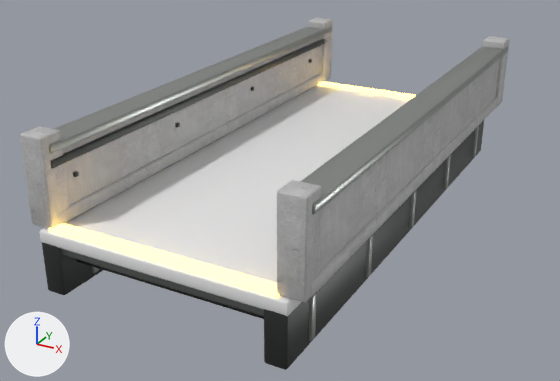
Renders of the glTF model public/assets/blender/hab_landing_v4.glb from each side of a commit.
Before and after are seen from a camera (50 mm lens) standing at (5.16, -10.23, 4.42) and looking at (-0.93, 0.85, -1.12). The lights are fixed; the arrows at lower left show +X, +Y and +Z. The first picture is the older version. Vertices at exactly the same position are counted once.

In view in the first picture: 'HabLanding'.
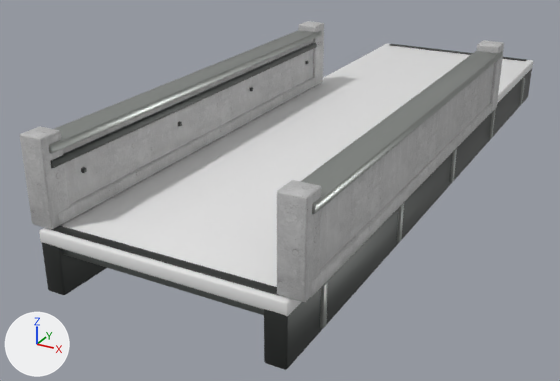
The change, as JSON lines over the scene's bpy script:
```json
{"block": "me_cube_1914", "where": "# used by ob_hablanding; location = (0.0, 0.0, -0.1)"}
{"op": "remove", "block": "me_cube_1914", "code": "me_cube_1914.from_pydata(...)  # 2352 vertices, 4536 faces; spans x -2.01..2.01, y -3.95..4.33, z -0.8..1.34"}
{"op": "add", "block": "me_cube_1914", "code": "me_cube_1914.from_pydata(...)  # 2352 vertices, 4536 faces; spans x -2.01..2.01, y -5.96..5.96, z -0.8..1.34"}
{"block": "me_cube_1914", "change": "me_cube_1914 part 1: the loose piece of 56 vertices spanning x -1.8..1.8, y -3.95..3.95, z -0.09..0.09 is scaled about its middle by (1, 1.51, 1)"}
{"block": "me_cube_1914", "change": "me_cube_1914 part 2: the loose piece of 56 vertices spanning x -1.75..1.75, y -3.91..3.91, z -0.21..-0.07 is scaled about its middle by (1, 1.51, 1)"}
{"block": "me_cube_1914", "change": "me_cube_1914 part 3: the loose piece of 56 vertices spanning x -1.66..1.66, y 3.7..3.92, z 0.1..0.13 is scaled about its middle by (1, 0.584, 0.361), then moved by (0.0, 2.01, -0.01)"}
{"block": "me_cube_1914", "change": "me_cube_1914 part 4: the loose piece of 56 vertices spanning x -1.66..1.66, y -3.92..-3.7, z 0.1..0.13 is scaled about its middle by (1, 0.584, 0.361), then moved by (0.0, -2.01, -0.01)"}
{"block": "me_cube_1914", "change": "me_cube_1914 part 5: the loose piece of 56 vertices spanning x 1.49..1.79, y -3.95..3.95, z -0.8..-0.04 is scaled about its middle by (1, 1.51, 1)"}
{"block": "me_cube_1914", "change": "me_cube_1914 part 6: the loose piece of 56 vertices spanning x -1.66..1.66, y -3.66..-3.52, z -0.43..-0.21 is moved by (0.0, -1.83, 0.0)"}
{"block": "me_cube_1914", "change": "me_cube_1914 part 7: the loose piece of 56 vertices spanning x -1.68..-1.6, y -3.77..4.25, z 0.91..1.01 is scaled about its middle by (1, 0.943, 1), then moved by (0.0, -2.24, 0.0)"}
{"block": "me_cube_1914", "change": "me_cube_1914 part 8: the loose piece of 56 vertices spanning x -1.67..-1.61, y -3.39..-3.33, z 0.65..0.71 is moved by (0.0, -1.86, 0.0)"}
{"block": "me_cube_1914", "change": "me_cube_1914 part 9: 504 of 2352 vertices moved; they spanned x 1.45..2.01, y -3.89..4.33, z -0.72..1.34 and now span x 1.45..2.01, y -5.9..5.12, z -0.72..1.34; mean shift (0.0, -1.24, 0.0); largest move (1.66, 4.24, 0.11) -> (1.66, 1.77, 0.11)"}
{"block": "me_cube_1914", "change": "me_cube_1914 part 10: 84 of the vertices in x -2.01..-1.59, y 4.22..4.25, z 0.1..1.22 are moved by (0.0, -2.47, 0.0)"}
{"block": "me_cube_1914", "change": "me_cube_1914 part 11: 56 of the vertices in x -2.0..-1.6, y 3.93..4.33, z 0.1..1.34 are moved by (0.0, -2.41, 0.0)"}
{"block": "me_cube_1914", "change": "me_cube_1914 part 12: 140 of the vertices in x -2.01..-1.59, y -3.89..-3.53, z 0.1..1.34 are moved by (0.0, -2.01, 0.0)"}
{"block": "me_cube_1914", "change": "me_cube_1914 part 13: all 216 faces that had it switch from mat_habamber (yellow #bc9b4b, glowing yellow #ffd46f) to mat_habdarksteel (dark grey #454846)"}
{"block": "me_cube_1914", "change": "other edits to the shape of me_cube_1914 do not show in these pictures"}
{"op": "set", "path": "ob_hablanding.location", "old": "(0.0, 0.0, -0.1)", "new": "(0.0, 2.01, -0.1)"}
```

Changed parts and their boxes (x1, y1, x2, y2) in the pictures (560 x 381 px; the box of a moved part takes in the faces that stretch with it):
```json
{"object": "HabLanding", "change": "reshaped, recoloured, moved", "before": [20, 18, 510, 370], "after": [20, 21, 533, 370]}
{"part": 1, "of": "me_cube_1914", "change": "moved or reshaped", "before": [39, 85, 411, 316], "after": [39, 43, 533, 316]}
{"part": 2, "of": "me_cube_1914", "change": "moved or reshaped", "before": [61, 249, 264, 316], "after": [62, 249, 264, 315], "on screen": "mostly hidden"}
{"part": 3, "of": "me_cube_1914", "change": "moved or reshaped", "before": [318, 81, 416, 99], "after": [389, 44, 527, 61]}
{"part": 4, "of": "me_cube_1914", "change": "moved or reshaped", "before": [48, 223, 280, 297], "after": [51, 226, 280, 296]}
{"part": 5, "of": "me_cube_1914", "change": "moved or reshaped", "before": [264, 120, 484, 370], "after": [264, 69, 532, 370]}
{"part": 6, "of": "me_cube_1914", "change": "moved or reshaped", "before": [76, 259, 264, 319], "on screen": "not visible afterwards"}
{"part": 7, "of": "me_cube_1914", "change": "moved or reshaped", "before": [51, 38, 331, 168], "after": [51, 41, 321, 168]}
{"part": 8, "of": "me_cube_1914", "change": "moved or reshaped", "before": [73, 171, 79, 177], "after": [81, 167, 87, 173]}
{"part": 9, "of": "me_cube_1914", "change": "moved or reshaped", "before": [277, 36, 510, 341], "after": [277, 40, 525, 328]}
{"part": 10, "of": "me_cube_1914", "change": "moved or reshaped", "before": [50, 26, 332, 224], "after": [50, 30, 322, 225]}
{"part": 11, "of": "me_cube_1914", "change": "moved or reshaped", "before": [308, 18, 333, 81], "after": [299, 21, 324, 87]}
{"part": 12, "of": "me_cube_1914", "change": "moved or reshaped", "before": [20, 126, 69, 229], "after": [20, 126, 69, 229]}
{"part": 13, "of": "me_cube_1914", "change": "recoloured", "before": [48, 81, 416, 297], "after": [51, 44, 527, 296]}
```
